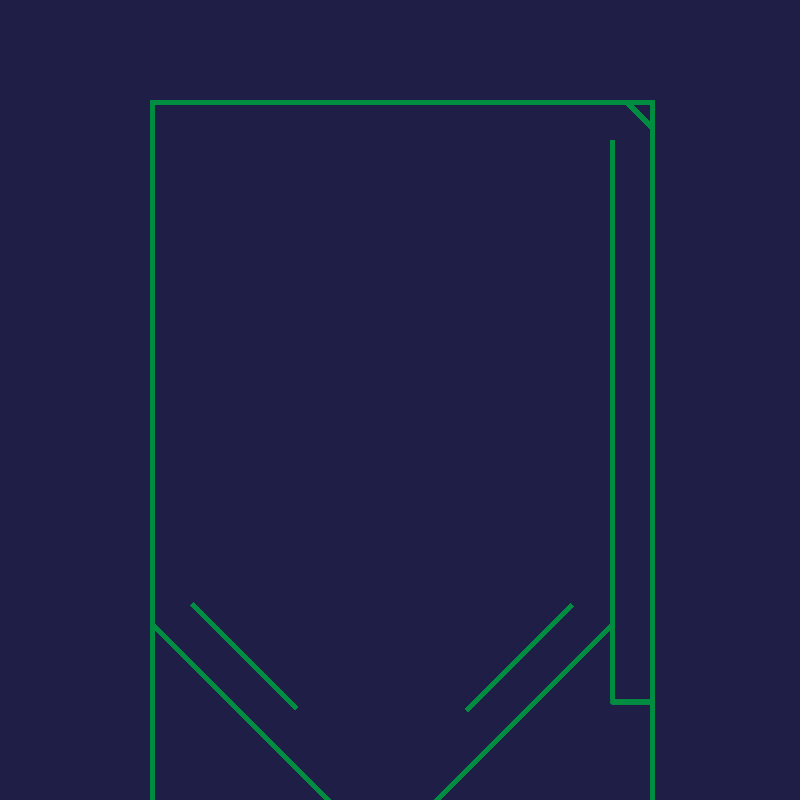
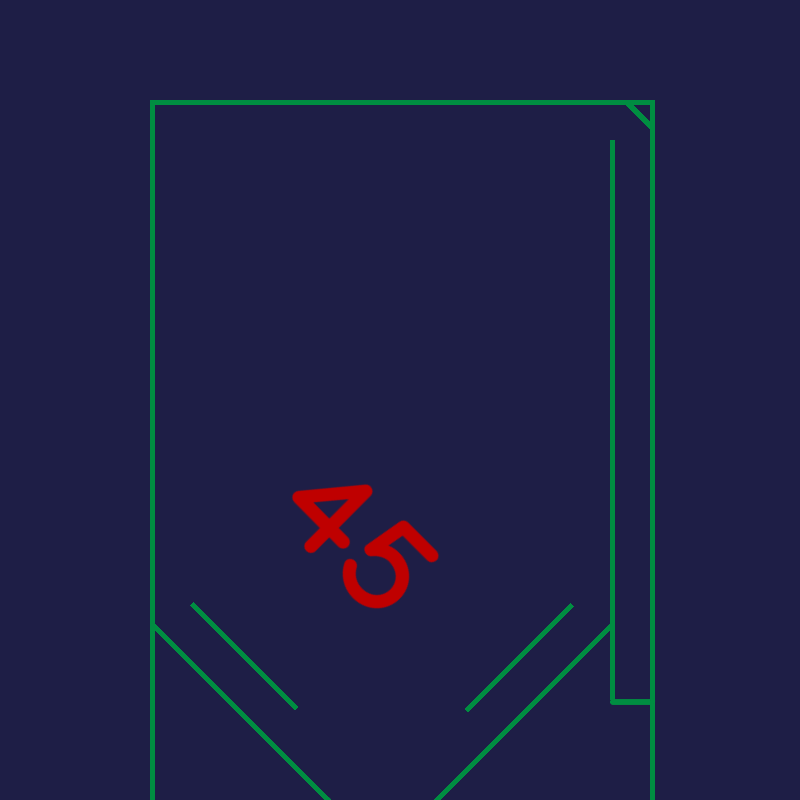
Layered file, before and after one edit (800px x 800px). Changes by layer:
added layer "45" in group "table" over left=291, top=484, right=440, bottom=609
